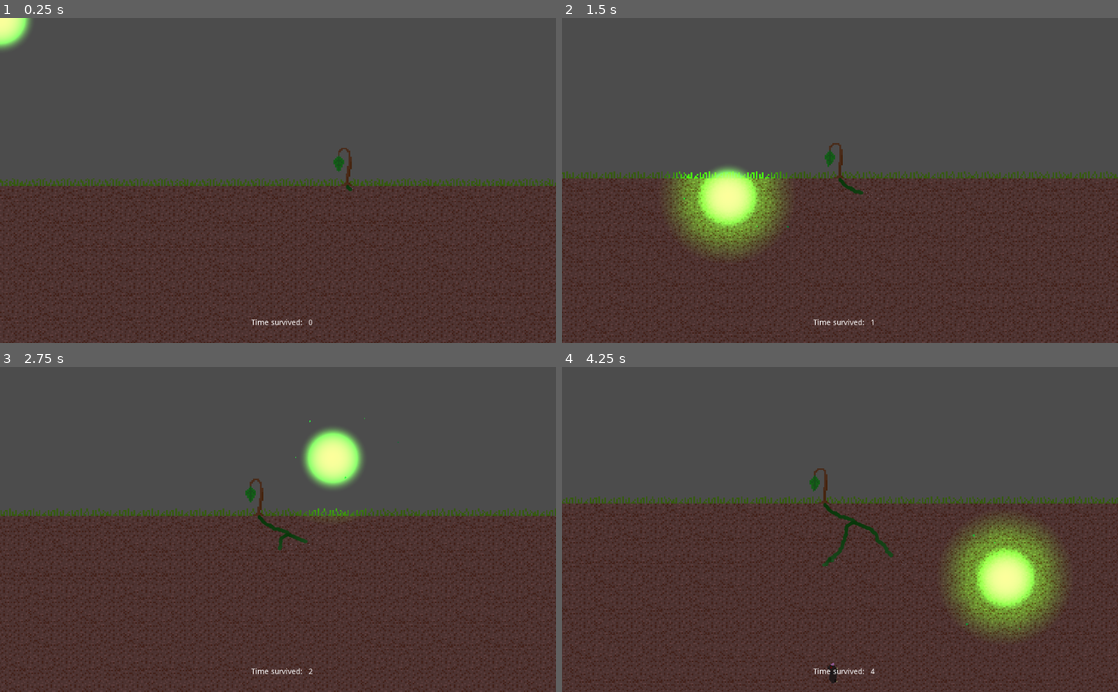
Above: before the commit, frames 1-4 (two rows, left to right).
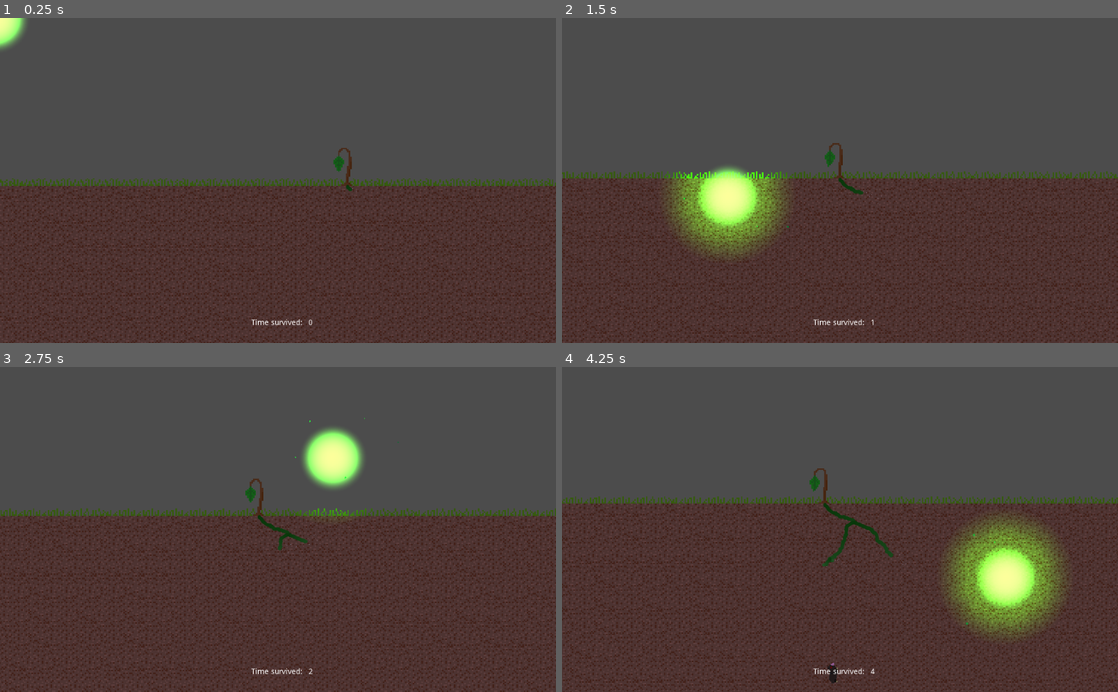
Above: after the commit, the same moments.

Repository: TaneliR/fgj2023
Game: Godot game, scene res://Scenes/TanelinScene.tscn
Same seed, same stepped clock (60 frames per second), same inputs: the game is played once before the commit and once after it. This scene is started directly instead of the project's main scene.
Inputs (mouse positions are in pixels of both pictures, inside the frame that each line leads up to):
- Up to frame 1 (0.25 s): no input
- Up to frame 2 (1.5 s): move the mouse to (962, 164) at 0.52 s; press the mouse at (962, 164) at 0.53 s; hold Up (ui_up) 0.53-1.28 s; move the mouse to (728, 196) at 1.27 s; release the mouse at (728, 196) at 1.28 s; hold Down (ui_down) from 1.28 s (still down); click (728, 196) at 1.35 s
- Up to frame 3 (2.75 s): tap Enter at 2 s; move the mouse to (333, 458) at 2.02 s; release Down (ui_down) at 2.03 s; press the mouse at (333, 458) at 2.03 s; hold Up (ui_up) from 2.03 s (still down)
- Up to frame 4 (4.25 s): move the mouse to (812, 594) at 2.77 s; release the mouse at (812, 594) at 2.78 s; click (812, 594) at 2.85 s; move the mouse to (1006, 578) at 3.52 s; release Up (ui_up) at 3.53 s; press the mouse at (1006, 578) at 3.53 s; hold Down (ui_down) from 3.53 s (still down)

The runs differ from the first frame. In frame 1, 0.3% of the frame differs, in the area x 0-6%, y 0-9%; in frame 2, less than 0.1%; in frame 3, less than 0.1%; in frame 4, less than 0.1%.

Commit message:
Adjust mole particles

Diff:
--- a/Roots/Scripts/MouseMagnet.gd
+++ b/Roots/Scripts/MouseMagnet.gd
@@ -1,11 +1,10 @@
 extends Area2D
 
 # Called every frame. 'delta' is the elapsed time since the previous frame.
-func _process(_delta):
+func _physics_process(_delta):
 	position = get_global_mouse_position()
 
 	if (get_overlapping_bodies().size() > 0):
 		for body in get_overlapping_bodies():
 			if ("moleBody" in body.name):
 				body.take_damage()
-				#body.queue_free()
--- a/Roots/Scripts/mole.gd
+++ b/Roots/Scripts/mole.gd
@@ -21,6 +21,7 @@
 	return target
 
 func take_damage():
+	get_node("CPUParticles2D").emitting = true
 	hits -= 1
 	if hits < 1:
 		queue_free()
